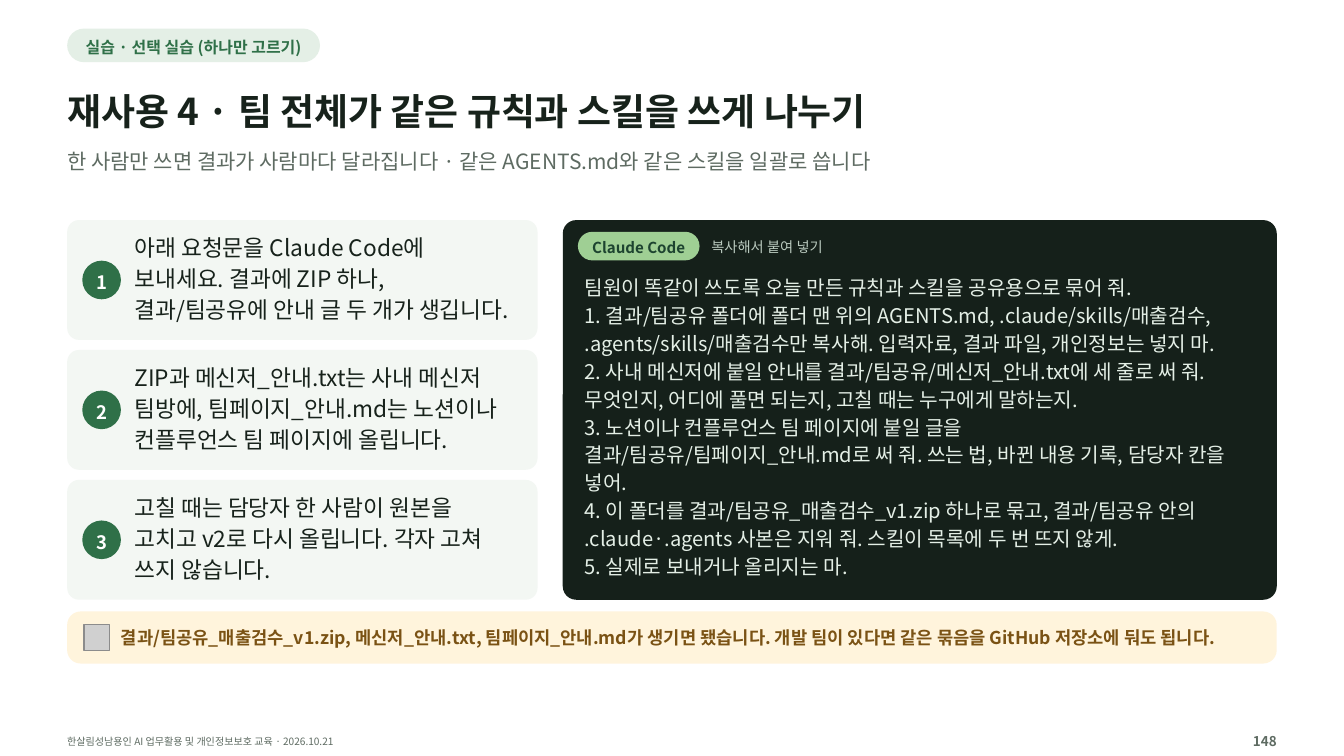
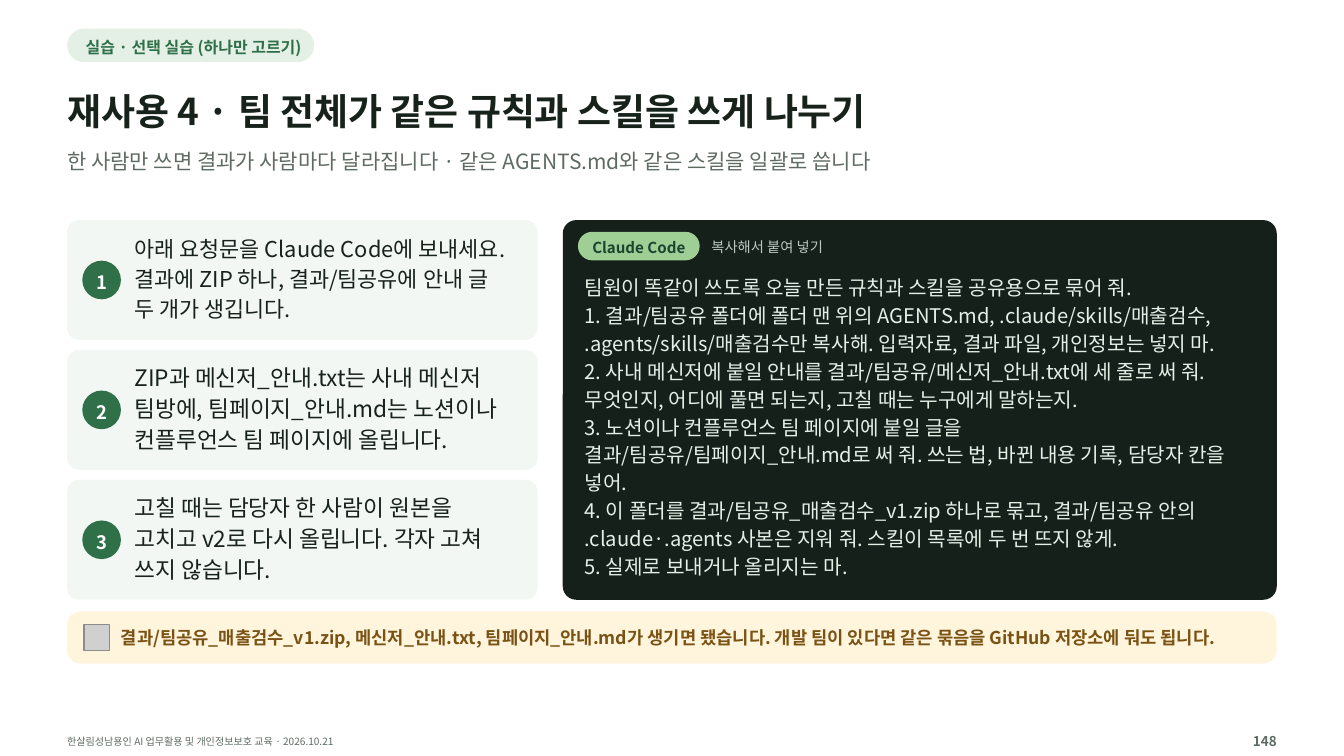
Before and after one commit to kscold/kscold-blog-version-2, a slide deck: slide 148 of apps/web/public/hansalim/files/한살림_AI교육_강의자료.pptx. Drawn at 1344x756 pixels with LibreOffice and Linux fonts; fonts in the diff are those of the drawing; grey boxes stand for pictures. Boxes give left, top, right and bottom in pixels: in the first picture for what was removed or moved away, otherwise in the second. Text is boxed around its words. In the diff, an @@ line names an element or a change of style, - is before the commit and + after.

```diff
--- a/apps/web/public/hansalim/files/한살림_AI교육_강의자료.pptx
+++ b/apps/web/public/hansalim/files/한살림_AI교육_강의자료.pptx
@@ rounded rectangle: place and size @@
-rounded rectangle at [68,28,321,62]
+rounded rectangle at [68,28,315,62]
@@ text at [134,239,505,319]: text changed; size 16.2 to 15.6 pt @@
-아래 요청문을 Claude Code에
-보내세요. 결과에 ZIP 하나,
-결과/팀공유에 안내 글 두 개가 생깁니다.
+아래 요청문을 Claude Code에 보내세요.
+결과에 ZIP 하나, 결과/팀공유에 안내 글
+두 개가 생깁니다.
```
Also in this commit, not shown: 138 other slides changed, 3 other files.
